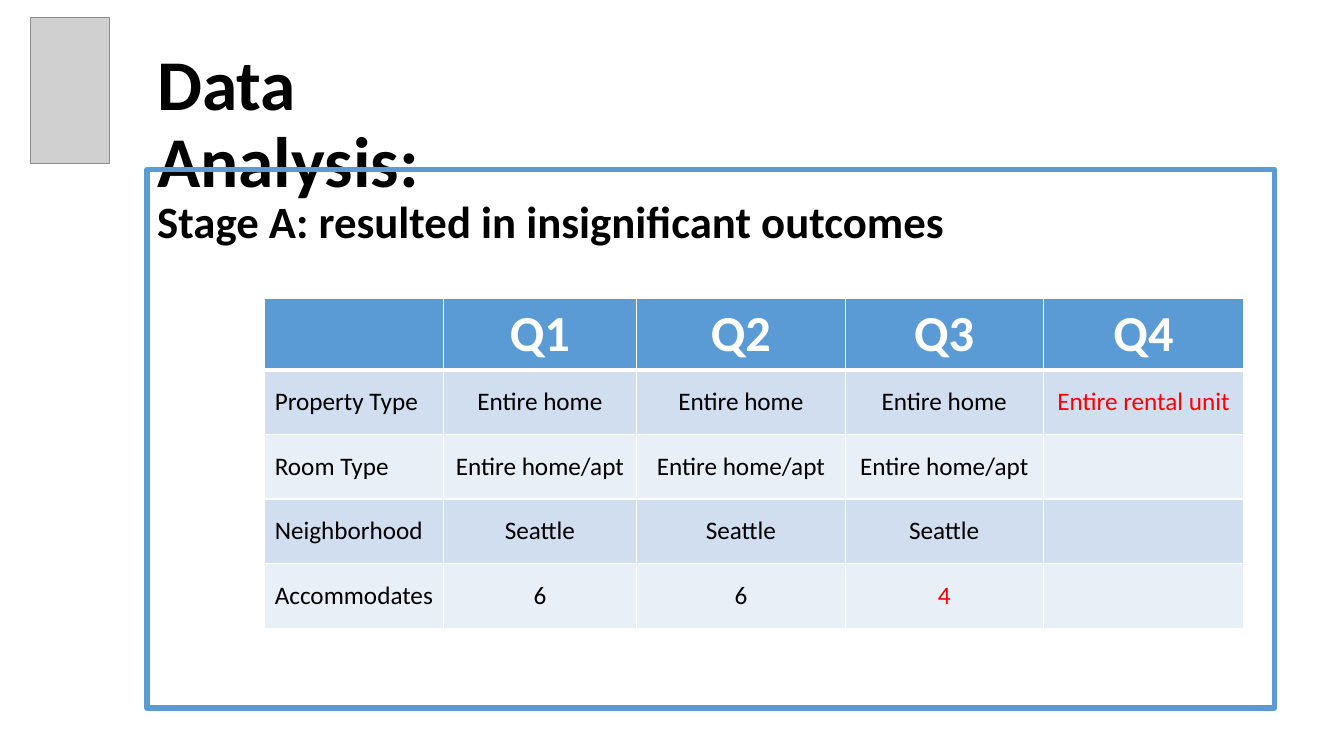
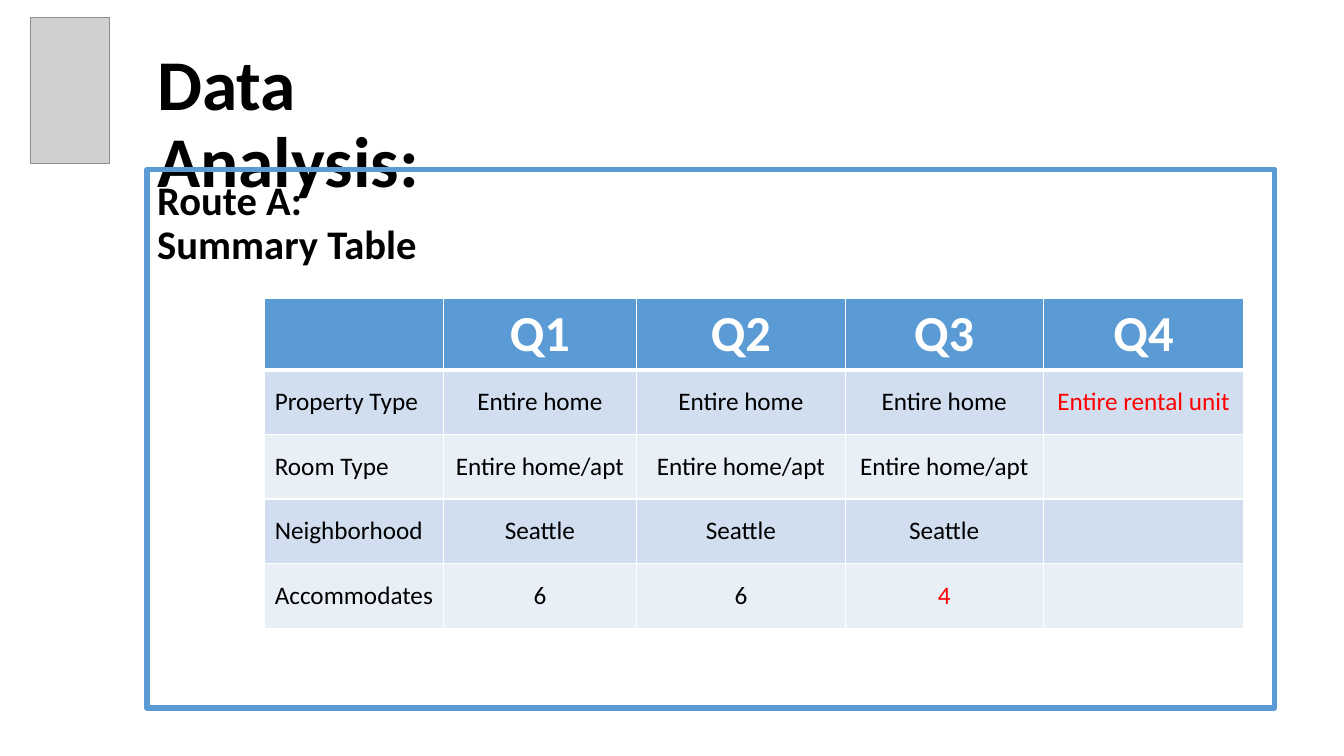
Before and after one commit to EyalVultz/Fianl-Project-Data-Analyst-Program-Hebrew-University-of-Jerusalem-Class-4-Group-2, a slide deck: slide 9 of Final Project Data Analyst Program Hebrew University of Jerusalem Class No. 4 Group 2.pptx. Drawn at 1344x756 pixels with LibreOffice and Linux fonts; fonts in the diff are those of the drawing; grey boxes stand for pictures. Boxes give left, top, right and bottom in pixels: in the first picture for what was removed or moved away, otherwise in the second. Text is boxed around its words. In the diff, an @@ line names an element or a change of style, - is before the commit and + after.

```diff
--- a/Final Project Data Analyst Program Hebrew University of Jerusalem Class No. 4 Group 2.pptx
+++ b/Final Project Data Analyst Program Hebrew University of Jerusalem Class No. 4 Group 2.pptx
@@ text at (x1=157, y1=182, x2=416, y2=266): text changed; size 32 to 29 pt @@
-Stage A: resulted in insignificant outcomes
+Route A:
+Summary Table
```
Also in this commit, not shown: 10 other slides changed.
